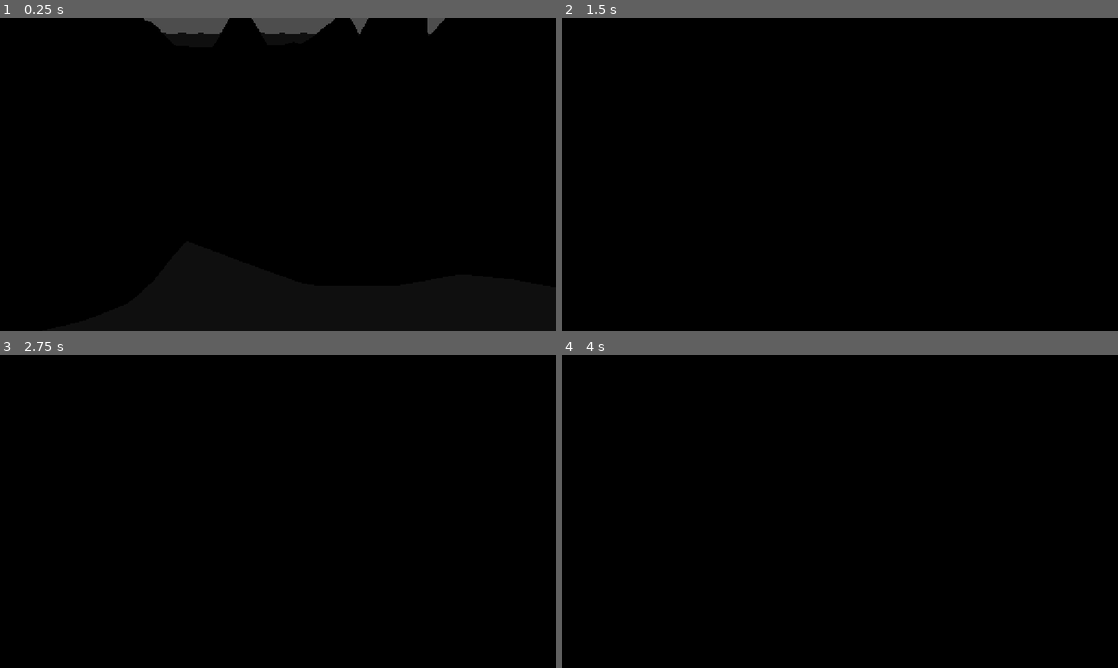
Above: before the commit, frames 1-4 (two rows, left to right).
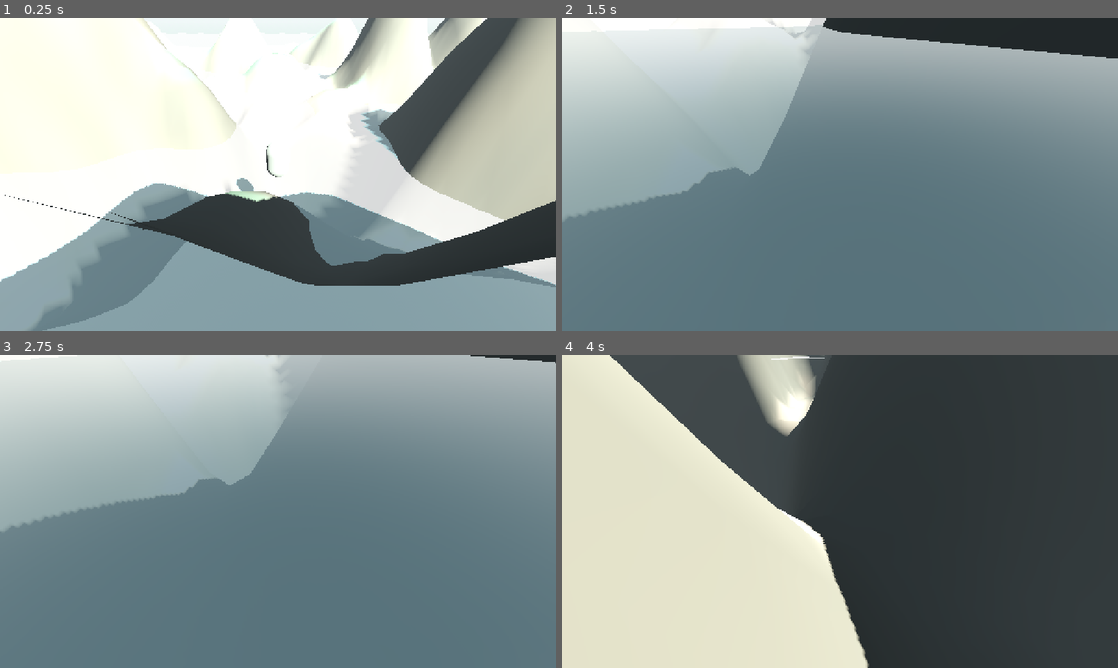
Above: after the commit, the same moments.

Repository: hunterbastian/yama
Game: Godot game, scene res://scenes/main.tscn
Same seed, same stepped clock (60 frames per second), same inputs: the game is played once before the commit and once after it.
Inputs (mouse positions are in pixels of both pictures, inside the frame that each line leads up to):
- Up to frame 1 (0.25 s): no input
- Up to frame 2 (1.5 s): tap Enter at 0.5 s; move the mouse to (867, 174) at 0.52 s; hold Shift (sprint) 0.53-1.28 s; hold W (move_forward) from 0.53 s (still down); tap Space (jump) at 0.77 s; move the mouse to (812, 174) at 1.27 s; tap Shift (sprint) at 1.35 s
- Up to frame 3 (2.75 s): keep holding W (move_forward); tap Space (jump) at 1.52 s; move the mouse to (289, 505) at 2.02 s; hold Shift (sprint) from 2.03 s (still down)
- Up to frame 4 (4 s): keep holding W (move_forward); move the mouse to (834, 517) at 2.77 s; release Shift (sprint) at 2.78 s; tap Shift (sprint) at 2.85 s; tap Space (jump) at 3.02, 3.77 s; move the mouse to (878, 514) at 3.52 s; hold Shift (sprint) from 3.53 s (still down)

The runs differ from the first frame. In frame 1, 100% of the frame differs, in the area x 0-100%, y 0-100%; in frame 2, 100%; in frame 3, 100%; in frame 4, 100%.

Commit message:
feat: Howl's Countryside environment — sky, fog, lighting

Diff:
--- a/scenes/main.tscn
+++ b/scenes/main.tscn
@@ -1,12 +1,43 @@
-[gd_scene load_steps=5 format=3]
+[gd_scene load_steps=10 format=3]
 
 [ext_resource type="Script" path="res://scripts/main.gd" id="1"]
 [ext_resource type="PackedScene" path="res://scenes/terrain.tscn" id="2"]
 [ext_resource type="PackedScene" path="res://scenes/player.tscn" id="3"]
 [ext_resource type="PackedScene" path="res://scenes/water.tscn" id="4"]
 
+[sub_resource type="ProceduralSkyMaterial" id="SkyMat"]
+sky_top_color = Color(0.66, 0.85, 0.92, 1)
+sky_horizon_color = Color(0.91, 0.96, 0.94, 1)
+ground_bottom_color = Color(0.77, 0.90, 0.82, 1)
+ground_horizon_color = Color(0.91, 0.96, 0.94, 1)
+
+[sub_resource type="Sky" id="Sky"]
+sky_material = SubResource("SkyMat")
+
+[sub_resource type="Environment" id="Env"]
+background_mode = 2
+sky = SubResource("Sky")
+tonemap_mode = 2
+ambient_light_source = 2
+ambient_light_sky_contribution = 0.4
+ambient_light_energy = 0.4
+fog_enabled = true
+fog_light_color = Color(0.85, 0.92, 0.94, 1)
+fog_density = 0.003
+fog_aerial_perspective = 0.5
+
 [node name="Main" type="Node3D"]
 script = ExtResource("1")
+
+[node name="WorldEnvironment" type="WorldEnvironment" parent="."]
+environment = SubResource("Env")
+
+[node name="DirectionalLight3D" type="DirectionalLight3D" parent="."]
+transform = Transform3D(0.866, -0.354, 0.354, 0, 0.707, 0.707, -0.5, -0.612, 0.612, 0, 30, 0)
+light_color = Color(1.0, 0.96, 0.9, 1)
+light_energy = 1.2
+shadow_enabled = true
+directional_shadow_mode = 1
 
 [node name="Terrain" parent="." instance=ExtResource("2")]
 
